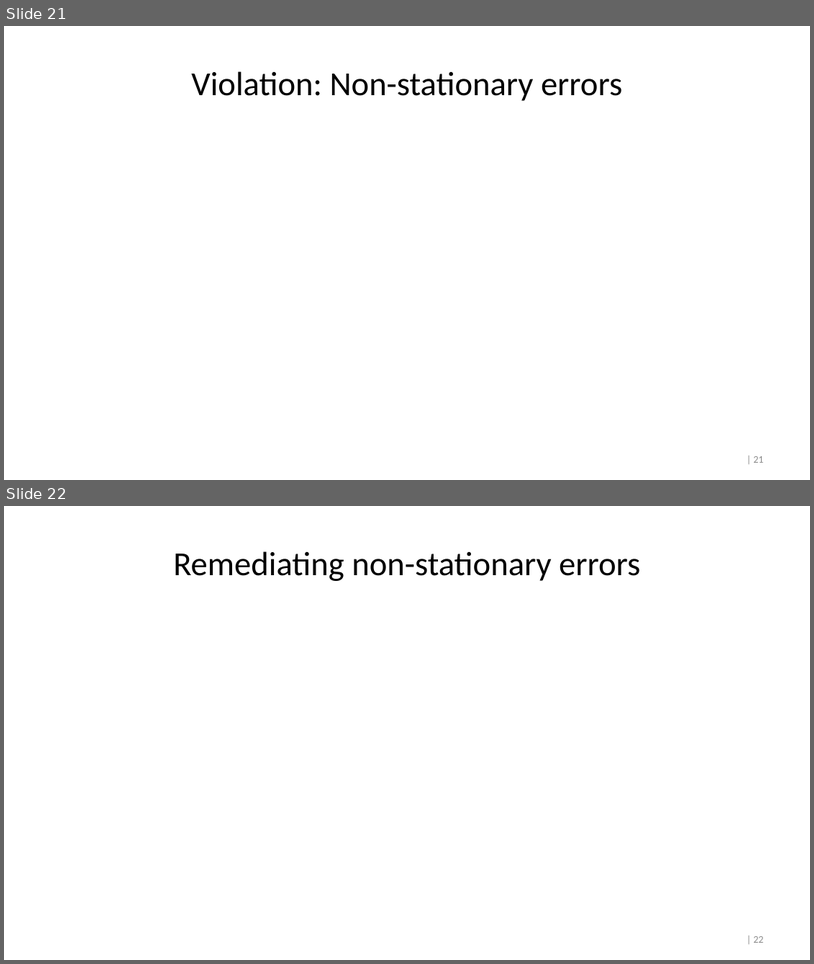
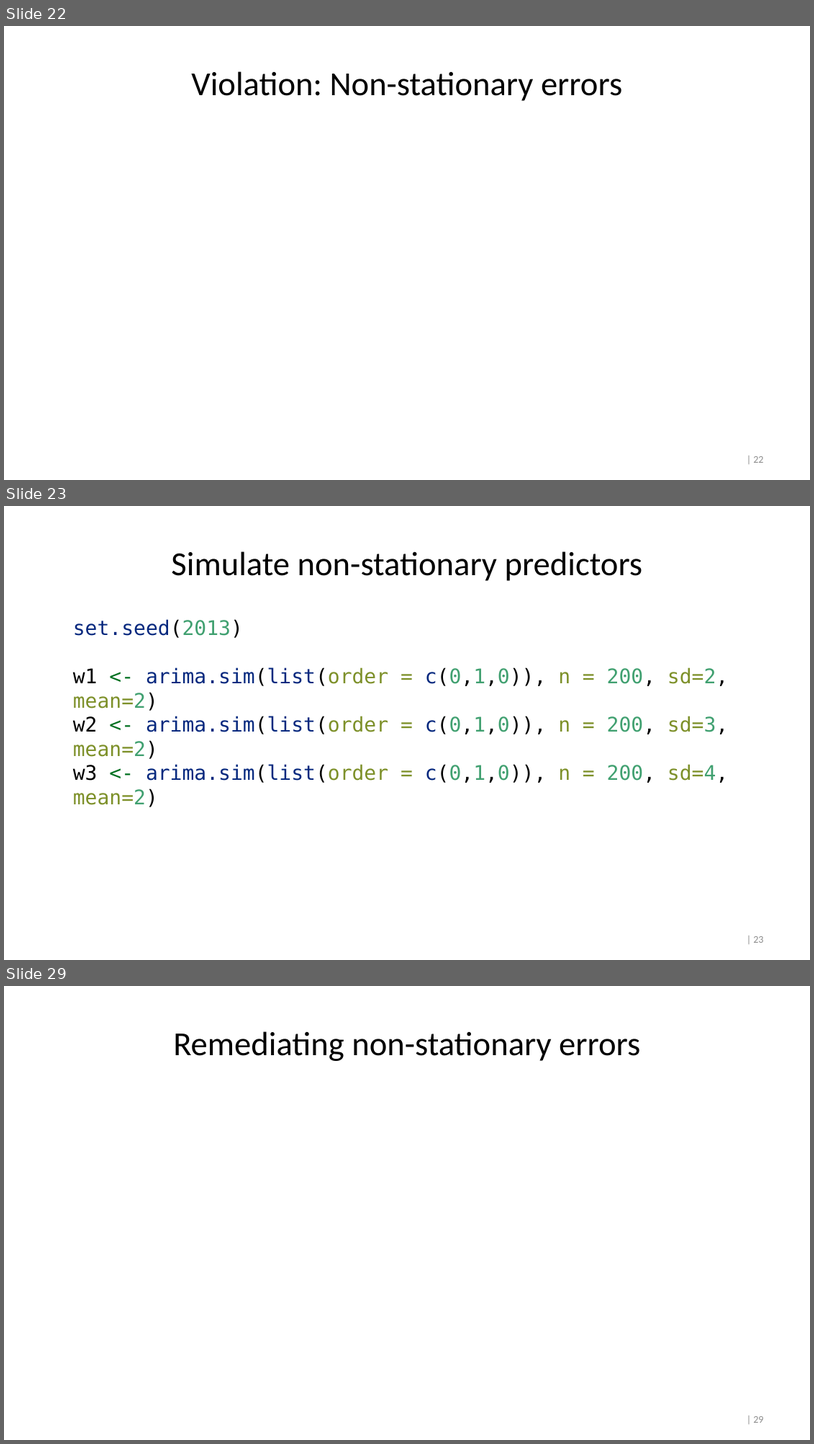
Before and after one commit to crossxwill/Northwestern_MSIA_2022, a slide deck: time_series_regression.pptx. Shown one above the other, each under a label of ours: slides 21 and 22 before the commit, slides 22, 23 and 29 after it; the slides between them are not shown. The pictures are 814x964 and 814x1444 pixels, drawn with LibreOffice and Linux fonts; fonts in the diff are those of the drawing. Boxes give left, top, right and bottom in pixels: in the first picture for what was removed or moved away, otherwise in the second. Text is boxed around its words. In the diff, an @@ line names an element or a change of style, - is before the commit and + after.

Commit message:
enhancements
added equation for test set RMSE. added slides for non-stationary time series.

```diff
--- a/time_series_regression.pptx
+++ b/time_series_regression.pptx
@@ slide 23 added at bbox=[4, 506, 810, 960], background #FFFFFF; not listed: 1 template element that a slide beside it also shows @@
@@ title added at bbox=[171, 551, 643, 581], 40 pt, text #000000 @@
+Simulate non-stationary predictors
@@ text added at bbox=[73, 619, 728, 807], 24 pt, text #06287E @@
+set.seed(2013)
+w1 <- arima.sim(list(order = c(0,1,0)), n = 200, sd=2, mean=2)
+w2 <- arima.sim(list(order = c(0,1,0)), n = 200, sd=3, mean=2)
+w3 <- arima.sim(list(order = c(0,1,0)), n = 200, sd=4, mean=2)
@@ what was slide 21 is now slide 22 @@
@@ page number at bbox=[754, 456, 764, 462]: text changed @@
-| 21
+| 22
@@ what was slide 22 is now slide 29 @@
@@ page number at bbox=[754, 1416, 764, 1422]: text changed @@
-| 22
+| 29
```
Also in this commit, not shown: 2 slides changed, 6 other slides added, 1 other file.
